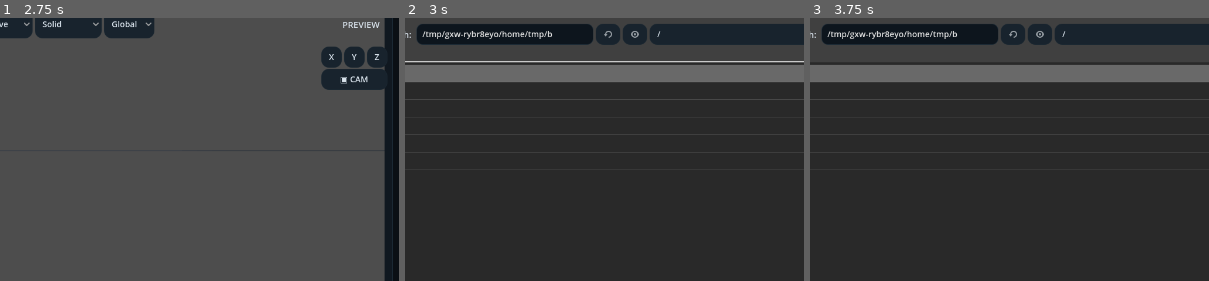
Above: before the commit, frames 1-3 (left to right).
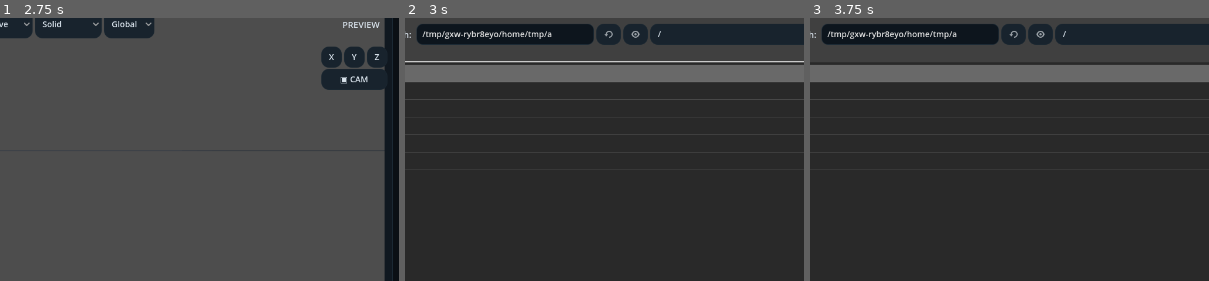
Above: after the commit, the same moments.

Repository: Onnevan/Kabuki
Game: Godot game, scene res://editor/main.tscn
Same seed, same stepped clock (60 frames per second), same inputs: the game is played once before the commit and once after it.
Inputs (mouse positions are % of the whole screen's width and height, from its top left):
- Up to frame 1 (2.75 s): click "↶" at 0.5 s; click "↷" at 1.25 s; click "Open" at 2 s
- Up to frame 2 (3 s): click "＋ Import" at 2.75 s
- Up to frame 3 (3.75 s): click (37, 77) at 3.52 s; type "12" at 3.6 s
The pictures show only the part of the screen within x 27-77%, y 15-65%; the shares and areas given below are measured in that part.

Frame 1 is identical in both runs. In frame 2, 0.1% of the frame differs, in the area x 35-65%, y 3-9%; in frame 3, 0.1%.

Commit message:
Add wheel zoom and middle-mouse pan to timeline

Diff:
--- a/editor/frame_timeline.gd
+++ b/editor/frame_timeline.gd
@@ -9,6 +9,8 @@
 var view_end := 60.0
 var object_id := ""
 var scrubbing := false
+var timeline_panning := false
+var pan_last_x := 0.0
 var expanded := [false, false, false]
 var selected_key_path := ""
 var selected_key_frame := -1
@@ -44,10 +46,20 @@
 	queue_redraw()
 func zoom_at(factor:float,pivot_frame:float)->void:
 	var old_span:float=maxf(1.0,view_end-view_start)
-	var new_span:float=clampf(old_span*factor,4.0,float(frame_count))
+	var max_span:float=maxf(4.0,float(frame_count))
+	var new_span:float=clampf(old_span*factor,4.0,max_span)
 	var ratio:float=clampf((pivot_frame-view_start)/old_span,0.0,1.0)
 	view_start=clampf(pivot_frame-new_span*ratio,0.0,maxf(0.0,float(frame_count)-new_span))
 	view_end=view_start+new_span
+	queue_redraw()
+
+func pan_pixels(delta_x:float)->void:
+	var usable:float=maxf(1.0,size.x-LANE_X-12.0)
+	var span:float=maxf(1.0,view_end-view_start)
+	var delta_frames:float=-delta_x/usable*span
+	var new_start:float=clampf(view_start+delta_frames,0.0,maxf(0.0,float(frame_count)-span))
+	view_start=new_start
+	view_end=new_start+span
 	queue_redraw()
 func frame_to_x(frame:float)->float:
 	var usable:float=maxf(1.0,size.x-LANE_X-12.0)
@@ -274,8 +286,14 @@
 
 func _gui_input(e:InputEvent)->void:
 	if e is InputEventMouseButton and (e.button_index==MOUSE_BUTTON_WHEEL_UP or e.button_index==MOUSE_BUTTON_WHEEL_DOWN) and e.pressed:
+		# Wheel zooms horizontally around the mouse position.  Do not require
+		# modifiers: the timeline itself owns the wheel while hovered.
 		var pivot:float=x_to_frame(e.position.x)
 		zoom_at(0.8 if e.button_index==MOUSE_BUTTON_WHEEL_UP else 1.25,pivot)
+		accept_event();return
+	if e is InputEventMouseButton and e.button_index==MOUSE_BUTTON_MIDDLE:
+		timeline_panning=e.pressed
+		pan_last_x=e.position.x
 		accept_event();return
 	if e is InputEventMouseButton and e.button_index==MOUSE_BUTTON_LEFT:
 		if e.pressed:
@@ -293,6 +311,10 @@
 		else:
 			scrubbing=false;dragging_key=false
 	elif e is InputEventMouseMotion:
+		if timeline_panning:
+			pan_pixels(e.position.x-pan_last_x)
+			pan_last_x=e.position.x
+			accept_event();return
 		if dragging_key and selected_key_frame>=0:
 			var nf:=_frame_from_x(e.position.x)
 			if nf!=selected_key_frame:
